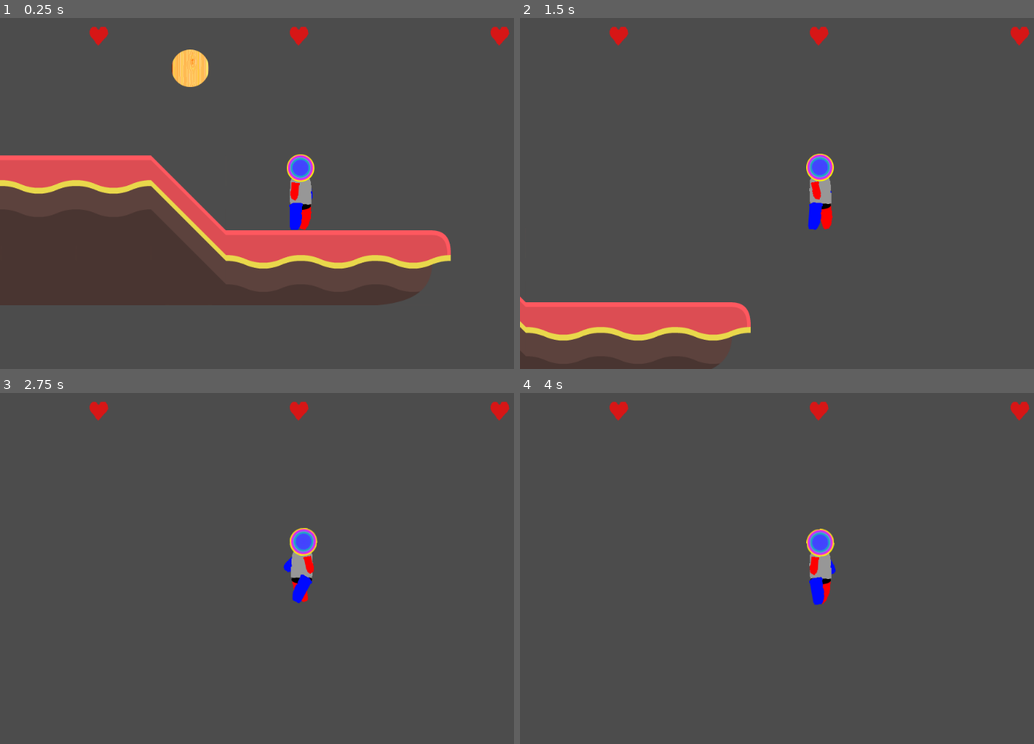
Above: before the commit, frames 1-4 (two rows, left to right).
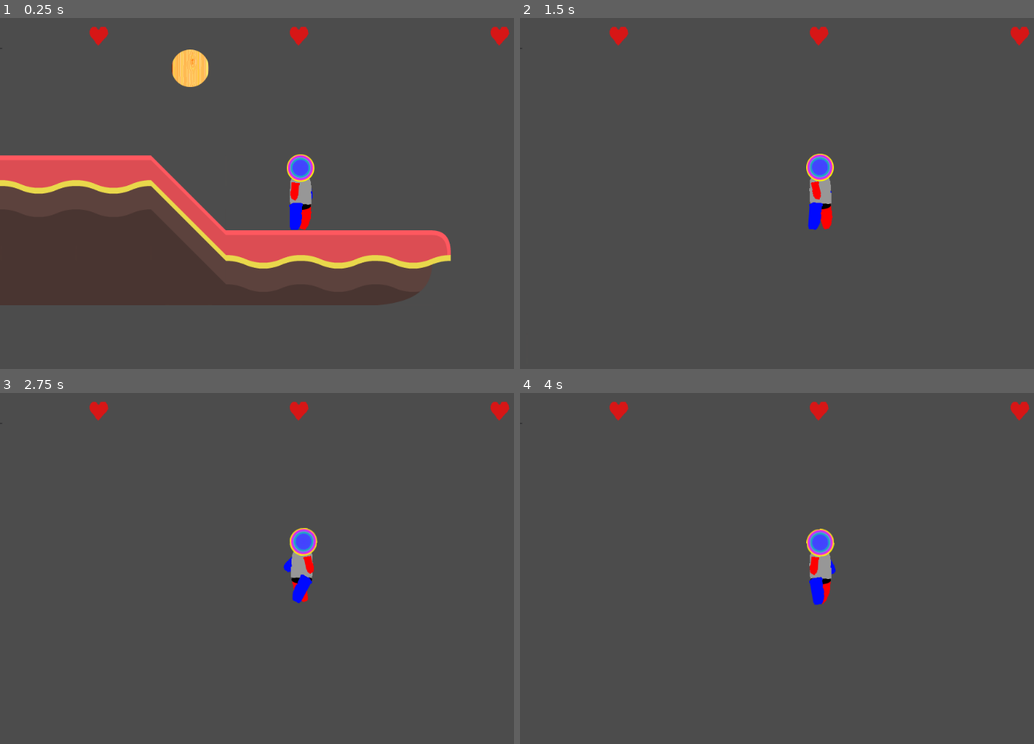
Above: after the commit, the same moments.

Repository: thecyberwraith/forthelove
Game: Godot game, scene res://levels/Level1.tscn
Two runs of this game, one before a commit and one after it. Both use one fixed random seed, a clock stepped at 60 frames per second and the inputs below. The project has no main scene, so this scene is started directly.
Inputs:
- Up to frame 1 (0.25 s): no input
- Up to frame 2 (1.5 s): hold Space (ui_select) 0.53-1.28 s; hold Right (ui_right) from 0.53 s (still down); tap Space (ui_select) at 1.35 s
- Up to frame 3 (2.75 s): tap Space (ui_select) at 1.52, 1.82 s; release Right (ui_right) at 2.03 s; hold Left (ui_left) from 2.03 s (still down); hold Space (ui_select) from 2.03 s (still down)
- Up to frame 4 (4 s): release Left (ui_left) at 2.78 s; release Space (ui_select) at 2.78 s; hold Right (ui_right) from 2.78 s (still down); tap Space (ui_select) at 2.85, 3.02, 3.32 s; hold Space (ui_select) from 3.53 s (still down)

The runs differ from the first frame. In frame 1, less than 0.1% of the frame differs, in the area x 0-1%, y 8-9%; in frame 2, 5.4%, in the area x 0-45%, y 8-100%; in frame 3, less than 0.1%; in frame 4, less than 0.1%.

Commit message:
Now an enemy can follow!

Diff:
--- /dev/null
+++ b/characters/Enemies/PlayerDetectionZone.gd
@@ -0,0 +1,20 @@
+extends Area2D
+
+var players = []
+# Called when the node enters the scene tree for the first time.
+func _ready():
+	connect("area_entered", self, "on_area_entered")
+	connect("area_exited", self, "on_area_exited")
+
+func get_nearest_player() -> Node2D:
+	# Returns the nearest player entity, otherwise it returns null
+	if len(players) > 0:
+		return players[0]
+
+	return null
+
+func on_area_entered(target):
+	players.append(target)
+
+func on_area_exited(target):
+	players.erase(target)
--- /dev/null
+++ b/characters/Enemies/enemy.gd
@@ -0,0 +1,17 @@
+extends KinematicBody2D
+
+func _ready():
+	pass # Replace with function body.
+
+var target = null
+
+func _process(_delta):
+	target = $PlayerDetectionZone.get_nearest_player()
+
+	if target:
+		var difference = target.global_position - global_position
+		$JumperPhysics.set_horizontal_direction(int(difference.x / abs(difference.x)))
+		$JumperPhysics.set_jump_input(difference.y > 0)
+	else:
+		$JumperPhysics.set_horizontal_direction(0)
+		$JumperPhysics.set_jump_input(false)
--- /dev/null
+++ b/characters/Enemies/enemy.tscn
@@ -0,0 +1,60 @@
+[gd_scene load_steps=10 format=2]
+
+[ext_resource path="res://testimages/enemy.png" type="Texture" id=1]
+[ext_resource path="res://physics/JumperPhysics.gd" type="Script" id=2]
+[ext_resource path="res://characters/Enemies/PlayerDetectionZone.gd" type="Script" id=3]
+[ext_resource path="res://characters/Hitbox.gd" type="Script" id=4]
+[ext_resource path="res://characters/Enemies/enemy.gd" type="Script" id=5]
+
+[sub_resource type="CapsuleShape2D" id=1]
+radius = 21.9916
+height = 25.2153
+
+[sub_resource type="CapsuleShape2D" id=2]
+radius = 10.3374
+height = 26.4755
+
+[sub_resource type="CircleShape2D" id=3]
+
+[sub_resource type="CircleShape2D" id=4]
+radius = 181.458
+
+[node name="Enemy" type="KinematicBody2D"]
+collision_layer = 0
+script = ExtResource( 5 )
+
+[node name="CollisionShape2D" type="CollisionShape2D" parent="."]
+visible = false
+position = Vector2( 0.629959, 7.8745 )
+rotation = 1.5708
+shape = SubResource( 1 )
+
+[node name="Sprite" type="Sprite" parent="."]
+texture = ExtResource( 1 )
+
+[node name="JumperPhysics" type="Node2D" parent="."]
+script = ExtResource( 2 )
+kinematicBody = NodePath("..")
+
+[node name="Hitbox" type="Area2D" parent="."]
+visible = false
+collision_layer = 4
+collision_mask = 0
+script = ExtResource( 4 )
+
+[node name="CollisionShape2D" type="CollisionShape2D" parent="Hitbox"]
+position = Vector2( 4.40971, 7.24455 )
+rotation = 1.5708
+shape = SubResource( 2 )
+
+[node name="CollisionShape2D2" type="CollisionShape2D" parent="Hitbox"]
+position = Vector2( -17.6389, -5.03969 )
+shape = SubResource( 3 )
+
+[node name="PlayerDetectionZone" type="Area2D" parent="."]
+collision_layer = 0
+collision_mask = 2
+script = ExtResource( 3 )
+
+[node name="CollisionShape2D" type="CollisionShape2D" parent="PlayerDetectionZone"]
+shape = SubResource( 4 )
--- /dev/null
+++ b/characters/Hitbox.gd
@@ -0,0 +1,8 @@
+extends Area2D
+
+class_name Hitbox
+
+signal damaged;
+
+func damage(amount: int):
+	emit_signal("damaged", amount)
--- a/characters/Player.gd
+++ b/characters/Player.gd
@@ -1,10 +1,10 @@
-extends "res://physics/JumperPhysics.gd"
+extends Node2D
 
 func _ready():
 	$CharacterSkeleton/AnimationPlayer.stop()
 
 func _process(_delta):
-	set_jump_input(Input.is_action_pressed("ui_select"))
+	$JumperPhysics.set_jump_input(Input.is_action_pressed("ui_select"))
 	get_x_velocity_from_input()
 
 func get_x_velocity_from_input():
@@ -24,5 +24,4 @@
 		$CharacterSkeleton/AnimationPlayer.play("Run")
 		$CharacterSkeleton.set_scale(Vector2(x,1));
 
-	x *= run_speed
-	set_horizontal_velocity(x)
+	$JumperPhysics.set_horizontal_direction(x)
--- a/characters/Player.tscn
+++ b/characters/Player.tscn
@@ -1,11 +1,16 @@
-[gd_scene load_steps=4 format=2]
+[gd_scene load_steps=7 format=2]
 
 [ext_resource path="res://characters/CharacterSkeleton.tscn" type="PackedScene" id=1]
 [ext_resource path="res://characters/Player.gd" type="Script" id=2]
+[ext_resource path="res://physics/JumperPhysics.gd" type="Script" id=3]
+[ext_resource path="res://characters/Hitbox.gd" type="Script" id=4]
 
 [sub_resource type="CapsuleShape2D" id=1]
 radius = 11.8418
 height = 102.844
+
+[sub_resource type="RectangleShape2D" id=2]
+extents = Vector2( 21, 64 )
 
 [node name="Player" type="KinematicBody2D"]
 collision_layer = 0
@@ -20,3 +25,18 @@
 shape = SubResource( 1 )
 
 [node name="CharacterSkeleton" parent="." instance=ExtResource( 1 )]
+
+[node name="JumperPhysics" type="Node2D" parent="."]
+script = ExtResource( 3 )
+kinematicBody = NodePath("..")
+run_speed = 400
+jump_speed = -800
+
+[node name="Hitbox" type="Area2D" parent="."]
+collision_layer = 2
+collision_mask = 0
+script = ExtResource( 4 )
+
+[node name="CollisionShape2D" type="CollisionShape2D" parent="Hitbox"]
+position = Vector2( 2, -63 )
+shape = SubResource( 2 )
--- a/interface/GameOverlay.tscn
+++ b/interface/GameOverlay.tscn
@@ -13,6 +13,9 @@
 anchor_right = 1.0
 anchor_bottom = 0.2
 custom_constants/margin_top = 15
+__meta__ = {
+"_edit_use_anchors_": false
+}
 
 [node name="VBoxContainer" type="VBoxContainer" parent="UserStats"]
 margin_top = 15.0
@@ -43,5 +46,14 @@
 
 [node name="Confidence" type="HBoxContainer" parent="UserStats/VBoxContainer"]
 margin_top = 36.0
-margin_right = 1024.0
-margin_bottom = 36.0
+margin_right = 4.0
+margin_bottom = 50.0
+size_flags_horizontal = 2
+size_flags_vertical = 0
+
+[node name="ProgressBar" type="ProgressBar" parent="UserStats/VBoxContainer/Confidence"]
+margin_right = 4.0
+margin_bottom = 14.0
+size_flags_horizontal = 3
+size_flags_vertical = 1
+percent_visible = false
--- a/levels/Level1.tscn
+++ b/levels/Level1.tscn
@@ -1,10 +1,11 @@
-[gd_scene load_steps=7 format=2]
+[gd_scene load_steps=8 format=2]
 
 [ext_resource path="res://levels/tilemaps/AbstractTileMap.tscn" type="PackedScene" id=1]
 [ext_resource path="res://levels/tilesets/AbstractStyle.tres" type="TileSet" id=2]
 [ext_resource path="res://testimages/ball.png" type="Texture" id=3]
 [ext_resource path="res://characters/Player.tscn" type="PackedScene" id=4]
 [ext_resource path="res://interface/GameOverlay.tscn" type="PackedScene" id=5]
+[ext_resource path="res://characters/Enemies/enemy.tscn" type="PackedScene" id=6]
 
 [sub_resource type="CircleShape2D" id=1]
 radius = 33.1836
@@ -37,5 +38,6 @@
 
 [node name="Player" parent="." instance=ExtResource( 4 )]
 position = Vector2( 1150.63, -132.149 )
-run_speed = 403
-jump_speed = -606
+
+[node name="Enemy" parent="." instance=ExtResource( 6 )]
+position = Vector2( 476.126, -331.021 )
--- a/physics/JumperPhysics.gd
+++ b/physics/JumperPhysics.gd
@@ -1,4 +1,8 @@
-extends KinematicBody2D
+extends Node2D
+
+class_name JumperPhysics
+
+export (NodePath) var kinematicBody
 
 export (int) var run_speed = 100
 export (int) var jump_speed = -400
@@ -7,22 +11,27 @@
 var velocity = Vector2()
 var jumping = false
 var jump_input = false
+var node: KinematicBody2D = null
 
 func set_jump_input(input: bool):
 	jump_input = input
 
-func set_horizontal_velocity(x_velocity: float):
-	velocity.x = x_velocity
+func set_horizontal_direction(x_velocity: int):
+	# 1 = right, -1 = left, 0 =... neither.
+	velocity.x = x_velocity * run_speed
 
 func get_jump_velocity_from_input():
-	if jumping and is_on_floor():
+	if jumping and node.is_on_floor():
 		jumping = false
 
-	if jump_input and is_on_floor():
+	if jump_input and node.is_on_floor():
 		jumping = true
 		velocity.y = jump_speed
 
 func _physics_process(delta):
+	if not node:
+		node = get_node(kinematicBody)
+
 	get_jump_velocity_from_input()
 	velocity.y += gravity * delta
-	velocity = move_and_slide(velocity, Vector2(0,-1))
+	velocity = node.move_and_slide(velocity, Vector2(0,-1))
--- a/project.godot
+++ b/project.godot
@@ -7,6 +7,22 @@
 ;   param=value ; assign values to parameters
 
 config_version=4
+
+_global_script_classes=[ {
+"base": "Area2D",
+"class": "Hitbox",
+"language": "GDScript",
+"path": "res://characters/Hitbox.gd"
+}, {
+"base": "Node2D",
+"class": "JumperPhysics",
+"language": "GDScript",
+"path": "res://physics/JumperPhysics.gd"
+} ]
+_global_script_class_icons={
+"Hitbox": "",
+"JumperPhysics": ""
+}
 
 [application]
 
@@ -20,6 +36,8 @@
 [layer_names]
 
 2d_physics/layer_1="Ground"
+2d_physics/layer_2="PlayerHitbox"
+2d_physics/layer_3="EnemyHitbox"
 
 [physics]
 
Binary file added: testimages/enemy.png
Not shown, added: testimages/enemy.png.import
